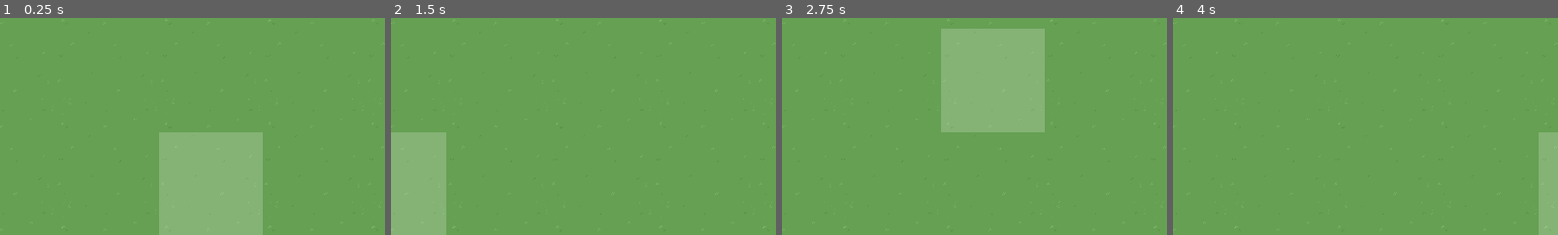
Above: before the commit, frames 1-4 (left to right).
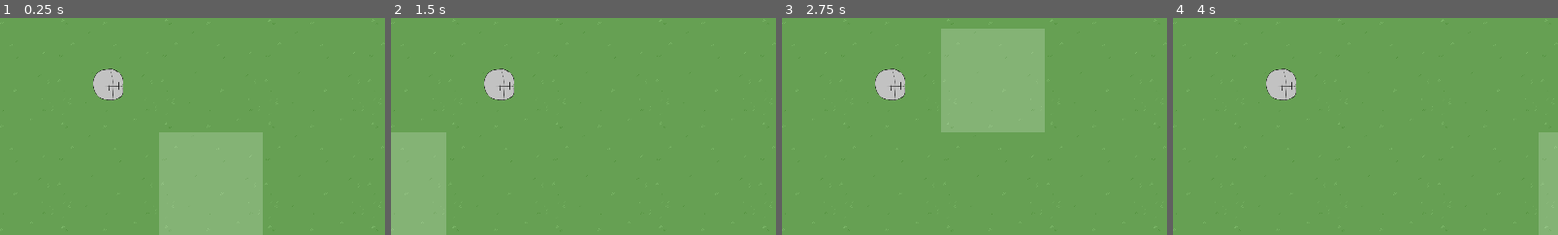
Above: after the commit, the same moments.

Repository: Hokome/BulletHellJam5
Game: Godot game, scene res://game.tscn
Two runs of this game, one before a commit and one after it. Both use one fixed random seed, a clock stepped at 60 frames per second and the inputs below.
Inputs (mouse positions are % of the whole screen's width and height, from its top left):
- Up to frame 1 (0.25 s): no input
- Up to frame 2 (1.5 s): tap Enter at 0.5 s; move the mouse to (73, 45) at 0.52 s; click (73, 45) at 0.6 s; tap Space at 1.25 s; move the mouse to (30, 55) at 1.27 s; right-click (30, 55) at 1.35 s; click (30, 55) at 1.42 s
- Up to frame 3 (2.75 s): tap Enter at 2 s; move the mouse to (60, 28) at 2.02 s; click (60, 28) at 2.1 s
- Up to frame 4 (4 s): tap Space at 2.75 s; move the mouse to (45, 70) at 2.77 s; right-click (45, 70) at 2.85 s; click (45, 70) at 2.92 s; tap Enter at 3.5 s; move the mouse to (81, 65) at 3.52 s; click (81, 65) at 3.6 s
The pictures show only the part of the screen within x 30-80%, y 24-74%; the shares and areas given below are measured in that part.

The runs differ from the first frame. In frame 1, 1.0% of the frame differs, in the area x 24-32%, y 23-38%; in frame 2, 1.0%; in frame 3, 1.0%; in frame 4, 1.0%.

Commit message:
Unit icon display on map

Diff:
--- a/map/map.gd
+++ b/map/map.gd
@@ -1,4 +1,6 @@
 class_name Map extends Node2D
+
+@export var squad_texture: Texture
 
 const MAP_SIZE: int = 12
 const HALF_MAP: int = MAP_SIZE / 2
@@ -9,8 +11,10 @@
 @onready var cursor: Node2D = $cursor
 
 class Tile:
+	var position: Vector2i
 	var type: int = -1
 	var squads: Array[SquadInfo] = []
+	var map_icon: Sprite2D
 
 class SquadInfo:
 	var units: Array[UnitInfo] = []
@@ -34,6 +38,12 @@
 func add_squads():
 	var tile: Tile = tiles[6][6]
 	tile.squads = [SquadInfo.new()]
+
+	tile.map_icon = Sprite2D.new()
+	tile.map_icon.texture = squad_texture
+	add_child(tile.map_icon)
+	tile.map_icon.position = grid_to_world(tile.position)
+
 	add_unit(tile.squads[0], "John")
 	add_unit(tile.squads[0], "Kevin")
 
@@ -49,11 +59,14 @@
 		for y in MAP_SIZE:
 			var tile = Tile.new()
 			tile.type = 0
+			tile.position = Vector2i(x, y)
 			tile_map.set_cell(0, Vector2i(x, y), 0, Vector2i(0, 0))
 			tiles[x].append(tile)
 
 func _process(delta):
 	cursor.position = get_cursor_world()
+
+func grid_to_world(grid_pos: Vector2i) -> Vector2: return (grid_pos as Vector2) * TILE_SIZE - Vector2.ONE * HALF_TILE
 
 func get_cursor_world() -> Vector2:
 	var cursor_pos = get_local_mouse_position()
--- a/map/map.tscn
+++ b/map/map.tscn
@@ -1,7 +1,8 @@
-[gd_scene load_steps=7 format=3 uid="uid://bhysh37b4c2k7"]
+[gd_scene load_steps=8 format=3 uid="uid://bhysh37b4c2k7"]
 
 [ext_resource type="Script" path="res://map/map.gd" id="1_4qmnt"]
 [ext_resource type="TileSet" uid="uid://cvenmf6y8ymlw" path="res://map/map_tile_set.tres" id="1_m0nqg"]
+[ext_resource type="Texture2D" uid="uid://ctcw2ywa23o1w" path="res://map/unit_icon.png" id="2_6eg6t"]
 [ext_resource type="Texture2D" uid="uid://b41xlisui4xdv" path="res://square.png" id="3_vaoav"]
 [ext_resource type="Script" path="res://ui/map_ui.gd" id="4_f4x1a"]
 [ext_resource type="PackedScene" uid="uid://ib0wxl0njjfc" path="res://ui/squad_info.tscn" id="5_kjtp6"]
@@ -9,6 +10,7 @@
 
 [node name="map" type="Node2D"]
 script = ExtResource("1_4qmnt")
+squad_texture = ExtResource("2_6eg6t")
 
 [node name="tiles" type="TileMap" parent="."]
 tile_set = ExtResource("1_m0nqg")
